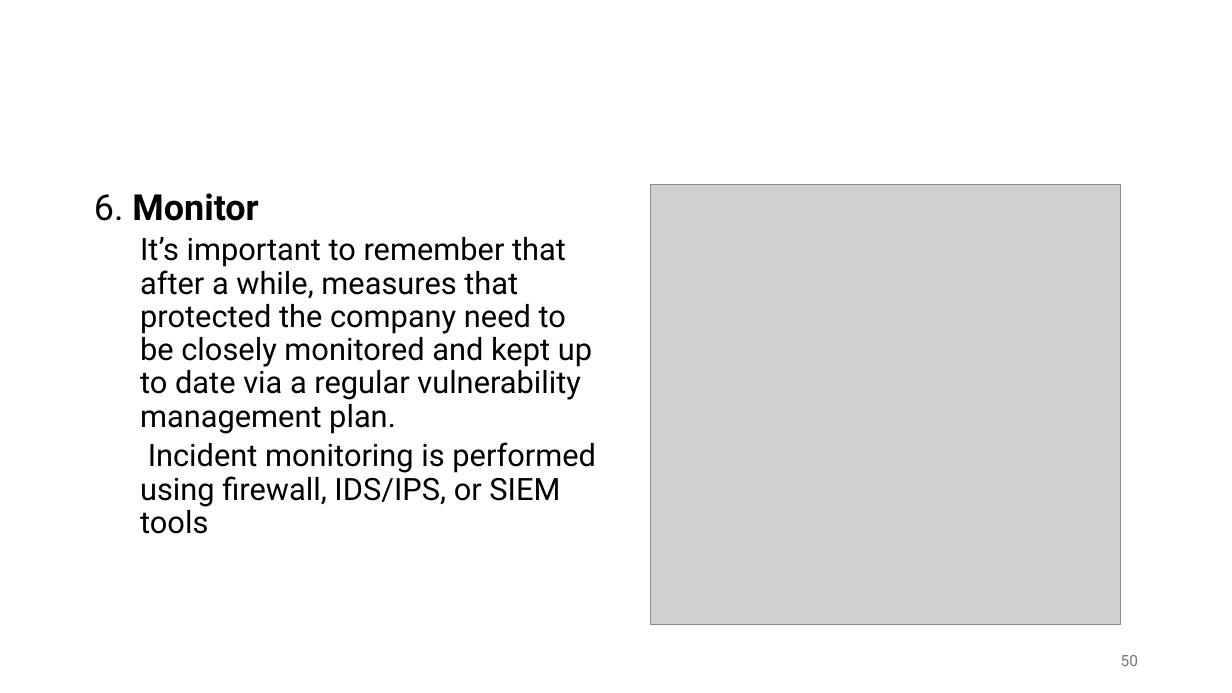
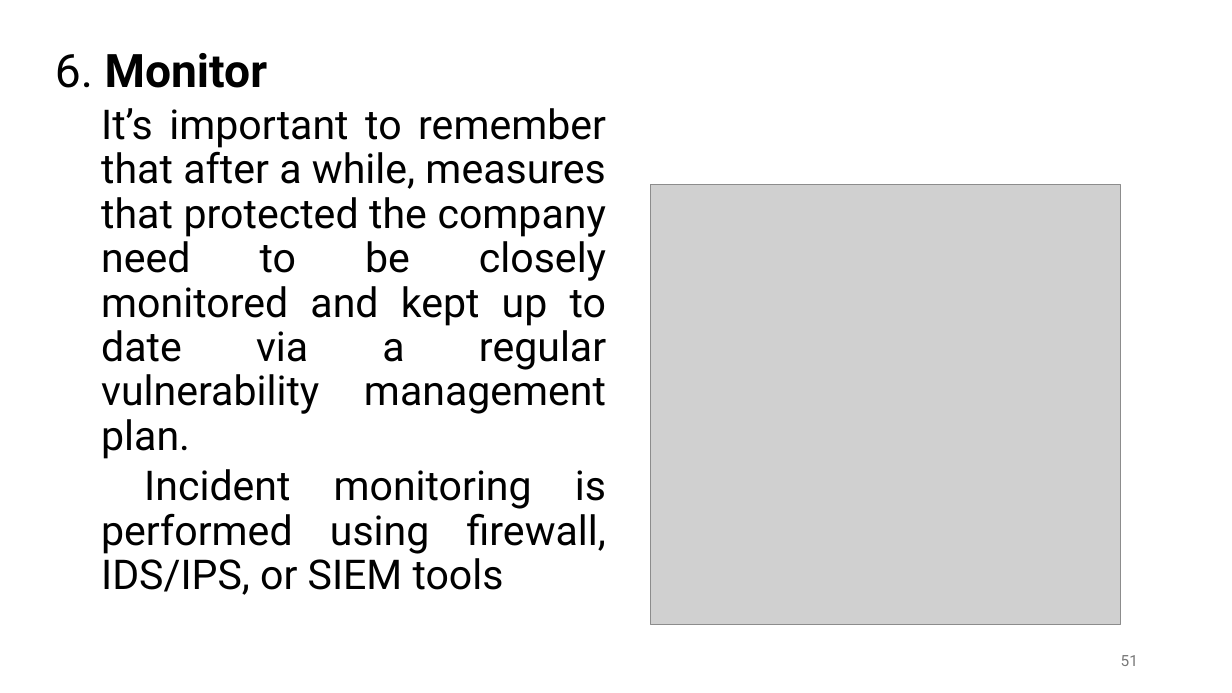
Before and after one commit to shakiliitju/M.Sc-in-ICT, a slide deck: slide 51 of Semester 2/Applied Cyber Security/Lecture/L5.pptx (slide 50 before the commit). Drawn at 1232x693 pixels with LibreOffice and Linux fonts; fonts in the diff are those of the drawing; grey boxes stand for pictures. Boxes give left, top, right and bottom in pixels: in the first picture for what was removed or moved away, otherwise in the second. Text is boxed around its words. In the diff, an @@ line names an element or a change of style, - is before the commit and + after.

```diff
--- a/Semester 2/Applied Cyber Security/Lecture/L5.pptx
+++ b/Semester 2/Applied Cyber Security/Lecture/L5.pptx
@@ text "6. Monitor": place and size @@
-text "6. Monitor" at (94,193,596,534)
+text "6. Monitor" at (55,53,606,595)
@@ text "6. Monitor" at (55,53,606,595): size 28 to 36 pt in "6. Monitor"; size 24 to 32 pt; alignment left to justified @@
@@ page number at (1121,655,1138,666): text changed @@
-50
+51
```
Also in this commit, not shown: 37 other slides changed, 1 slide added, 5 other files.
